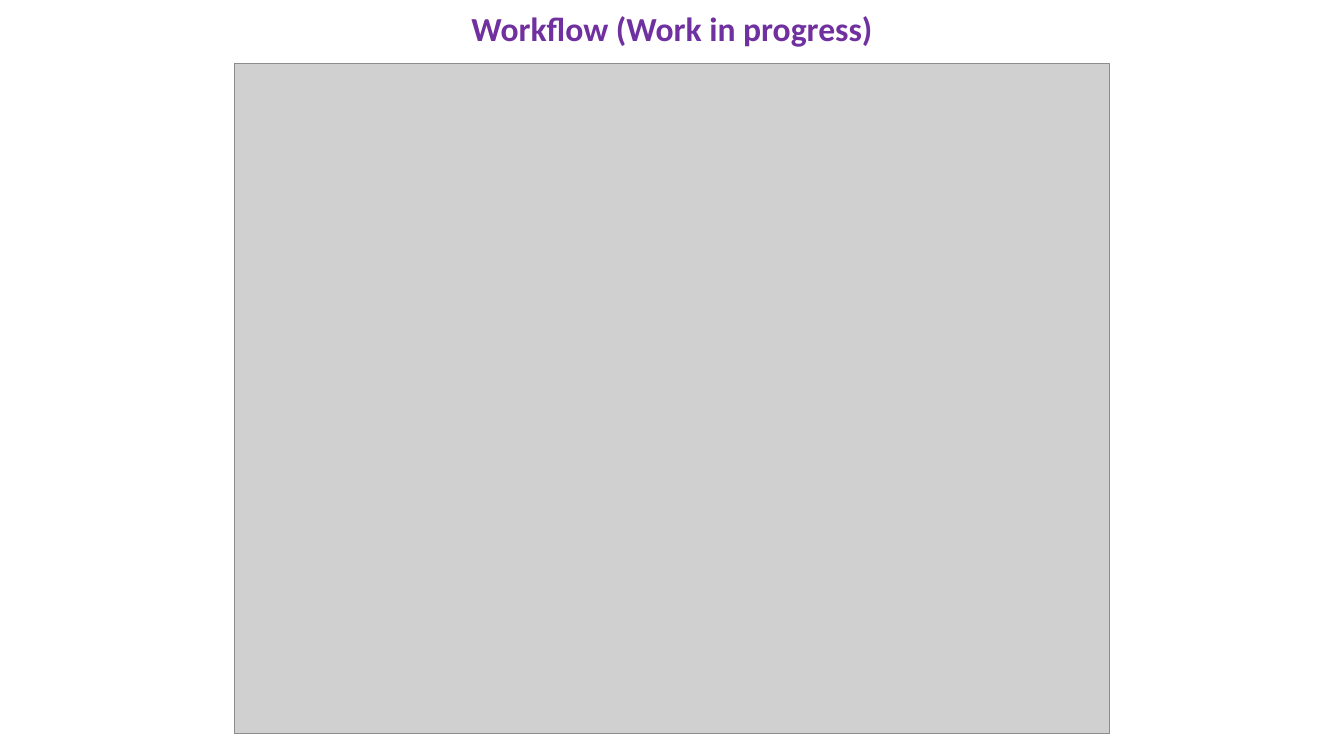
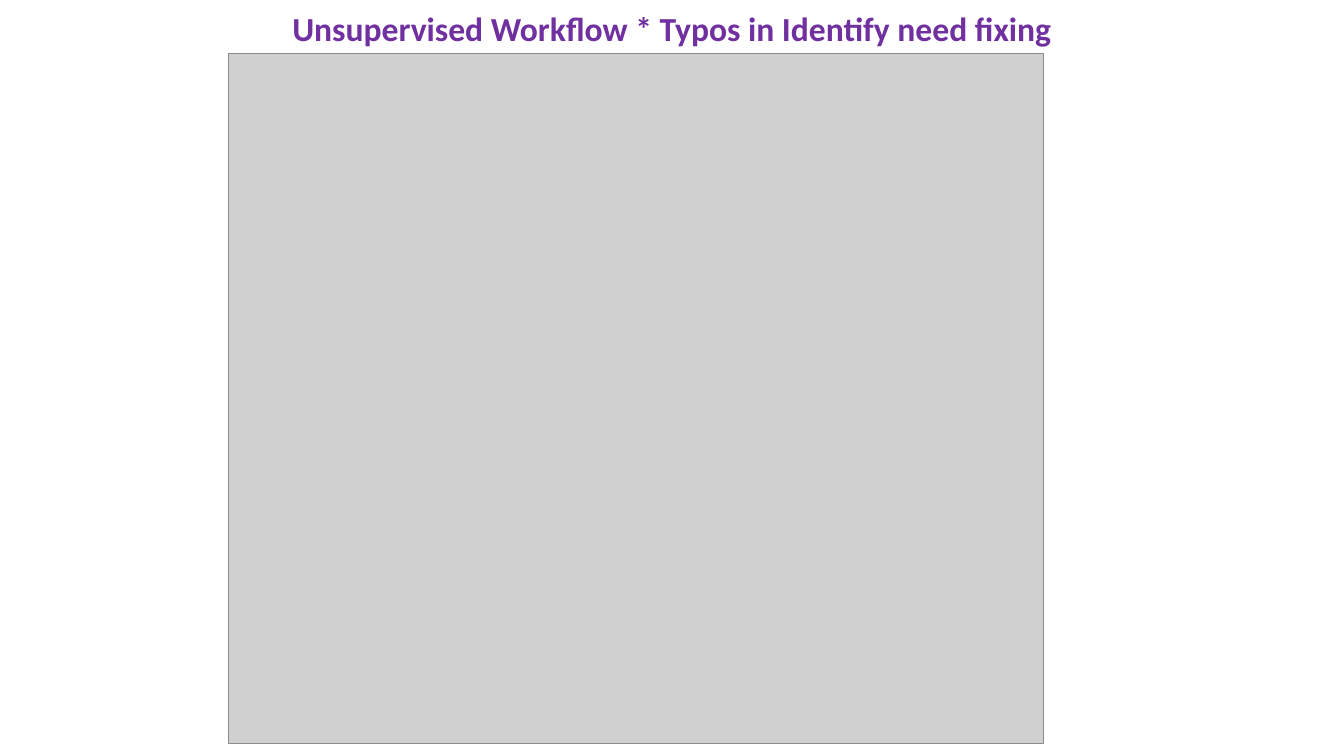
Before and after one commit to AngCamp/PavLabEngrams, a slide deck: slide 15 of ThesisMeetingPresentation.pptx (slide 10 before the commit). Drawn at 1344x756 pixels with LibreOffice and Linux fonts; fonts in the diff are those of the drawing; grey boxes stand for pictures. Boxes give left, top, right and bottom in pixels: in the first picture for what was removed or moved away, otherwise in the second. Text is boxed around its words. In the diff, an @@ line names an element or a change of style, - is before the commit and + after.

```diff
--- a/ThesisMeetingPresentation.pptx
+++ b/ThesisMeetingPresentation.pptx
@@ text at bbox=[292, 17, 1051, 47]: text changed @@
-Workflow (Work in progress)
+Unsupervised Workflow * Typos in Identify need fixing
@@ picture: place and size @@
-picture at bbox=[235, 64, 1110, 734]
+picture at bbox=[228, 54, 1044, 744]
```
Also in this commit, not shown: 8 other slides changed, 24 slides added, 4 slides removed, 7 other files.
